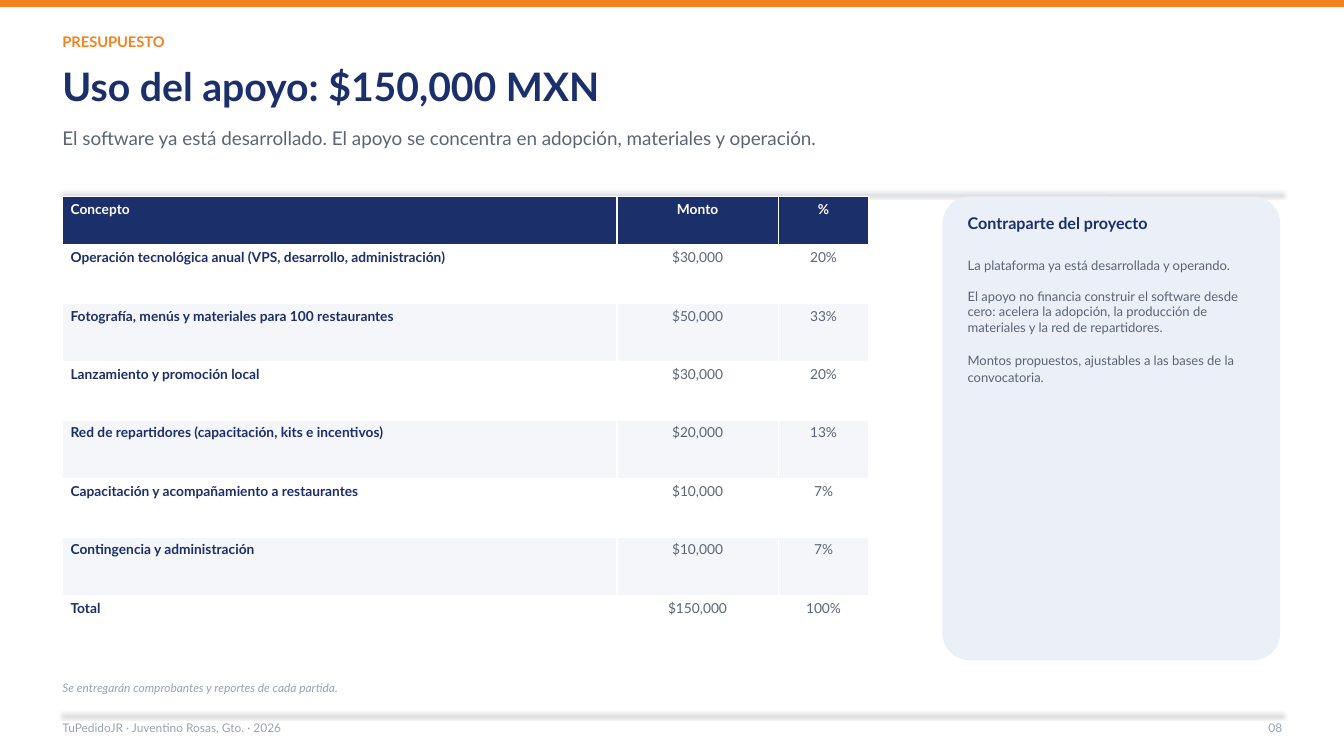
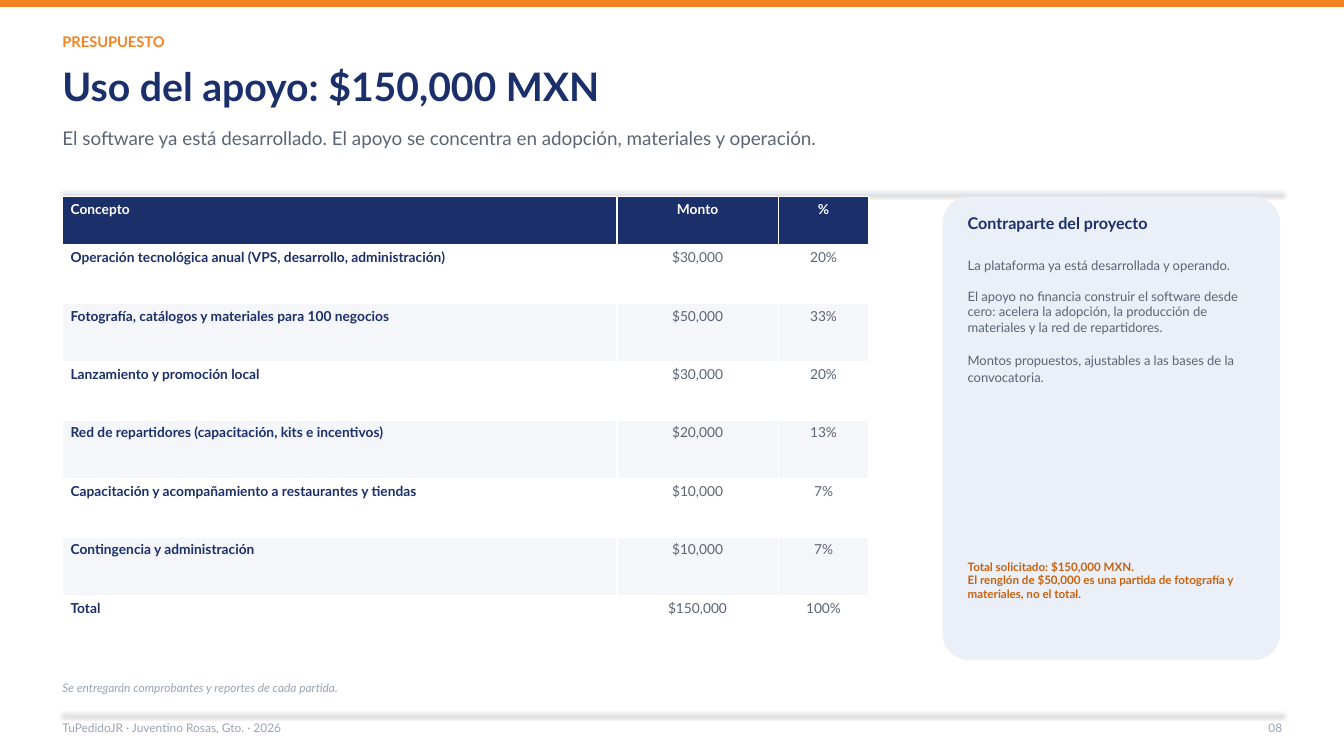
Before and after one commit to Lodoman-old/TuPedidoJR, a slide deck: slide 8 of docs/presentacion/TuPedidoJR_2026.pptx. Drawn at 1344x756 pixels with LibreOffice and Linux fonts; fonts in the diff are those of the drawing. Boxes give left, top, right and bottom in pixels: in the first picture for what was removed or moved away, otherwise in the second. Text is boxed around its words. In the diff, an @@ line names an element or a change of style, - is before the commit and + after.

```diff
--- a/docs/presentacion/TuPedidoJR_2026.pptx
+++ b/docs/presentacion/TuPedidoJR_2026.pptx
@@ table at (63, 197, 869, 654) @@
-row 3, column 1: Fotografía, menús y materiales para 100 restaurantes
+row 3, column 1: Fotografía, catálogos y materiales para 100 negocios
-row 6, column 1: Capacitación y acompañamiento a restaurantes
+row 6, column 1: Capacitación y acompañamiento a restaurantes y tiendas
@@ text added at (968, 561, 1233, 600), 8.3 pt, text #C9620E, bold @@
+Total solicitado: $150,000 MXN.
+El renglón de $50,000 es una partida de fotografía y materiales, no el total.
```
Also in this commit, not shown: 8 other slides changed, 10 other files.
